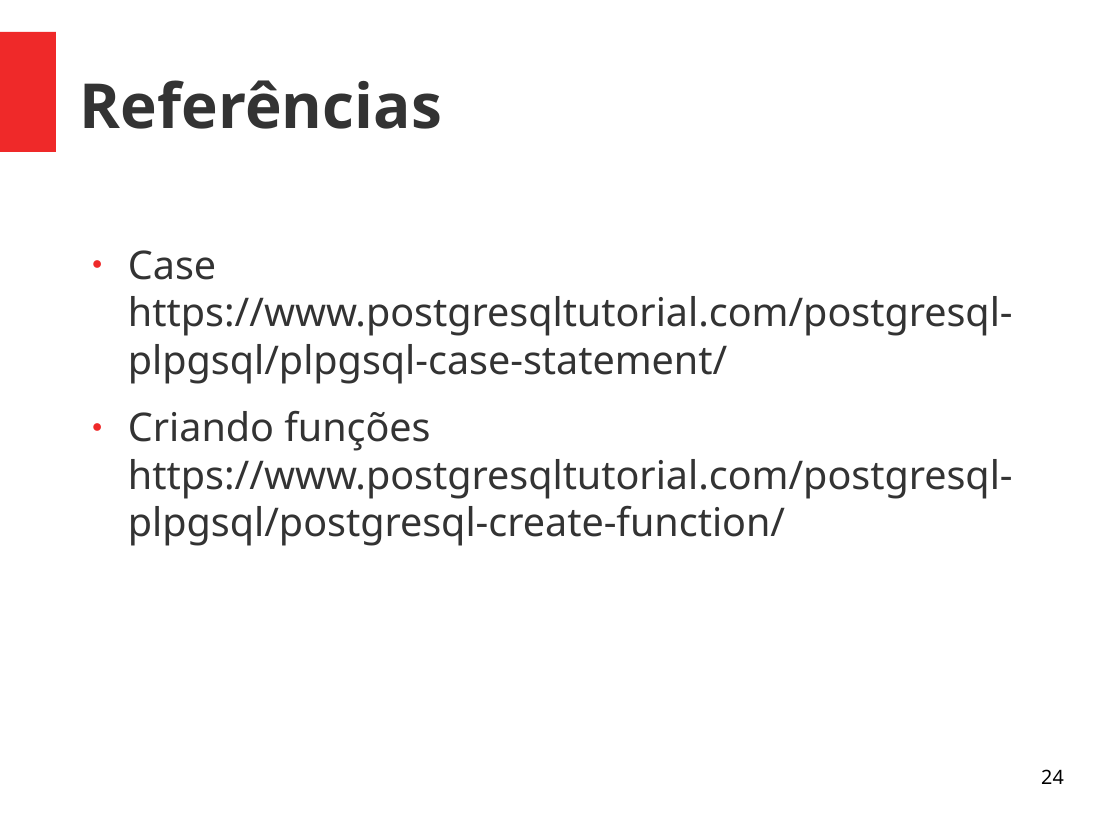
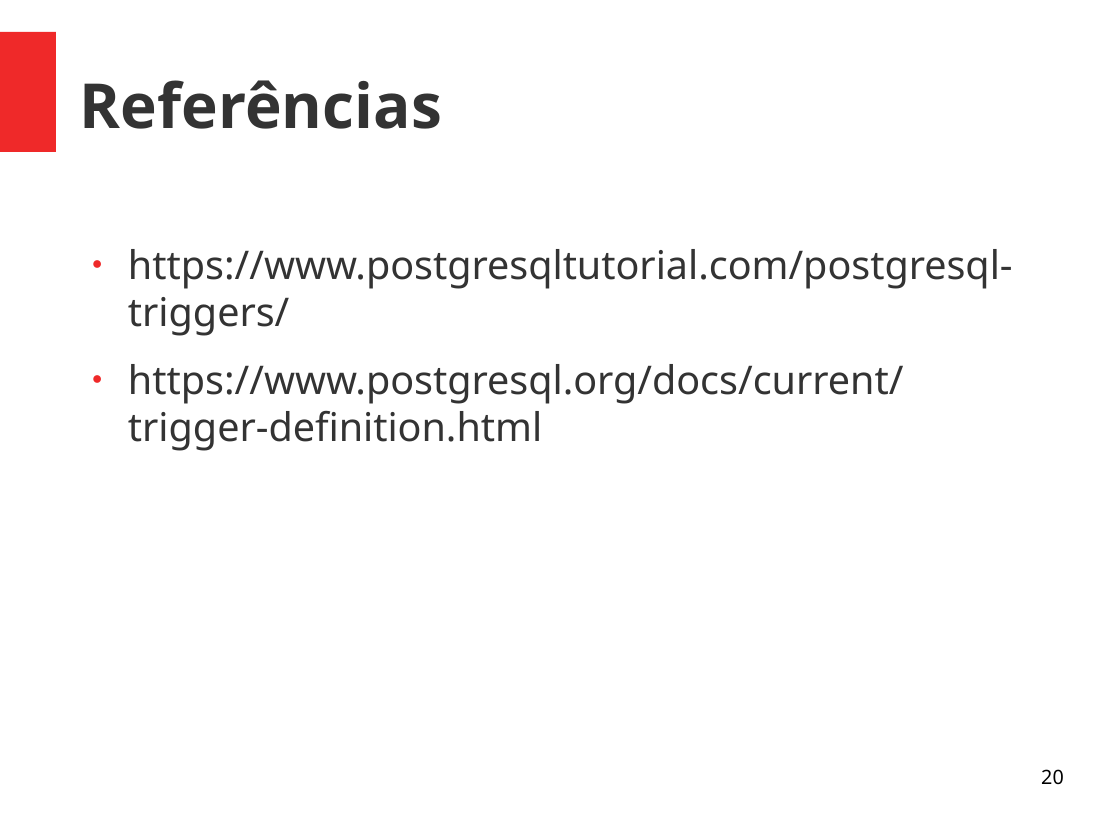
Before and after one commit to viniciusalveshax/aulas, a slide deck: slide 20 of banco-de-dados-2/10-triggers/bd2-triggers.odp (slide 24 before the commit). Drawn at 1120x840 pixels with LibreOffice and Linux fonts; fonts in the diff are those of the drawing. Boxes give left, top, right and bottom in pixels: in the first picture for what was removed or moved away, otherwise in the second. Text is boxed around its words. In the diff, an @@ line names an element or a change of style, - is before the commit and + after.

```diff
--- a/banco-de-dados-2/10-triggers/bd2-triggers.odp
+++ b/banco-de-dados-2/10-triggers/bd2-triggers.odp
@@ text at bbox=[128, 249, 1013, 451]: text changed @@
-● Case https://www.postgresqltutorial.com/postgresql-plpgsql/plpgsql-case-statement/
-● Criando funções
-  https://www.postgresqltutorial.com/postgresql-plpgsql/postgresql-create-function/
+● https://www.postgresqltutorial.com/postgresql-triggers/
+● https://www.postgresql.org/docs/current/trigger-definition.html
@@ page number at bbox=[1041, 769, 1064, 784]: text changed @@
-24
+20
```
Also in this commit, not shown: 2 other slides changed, 4 slides removed, 1 other file.
